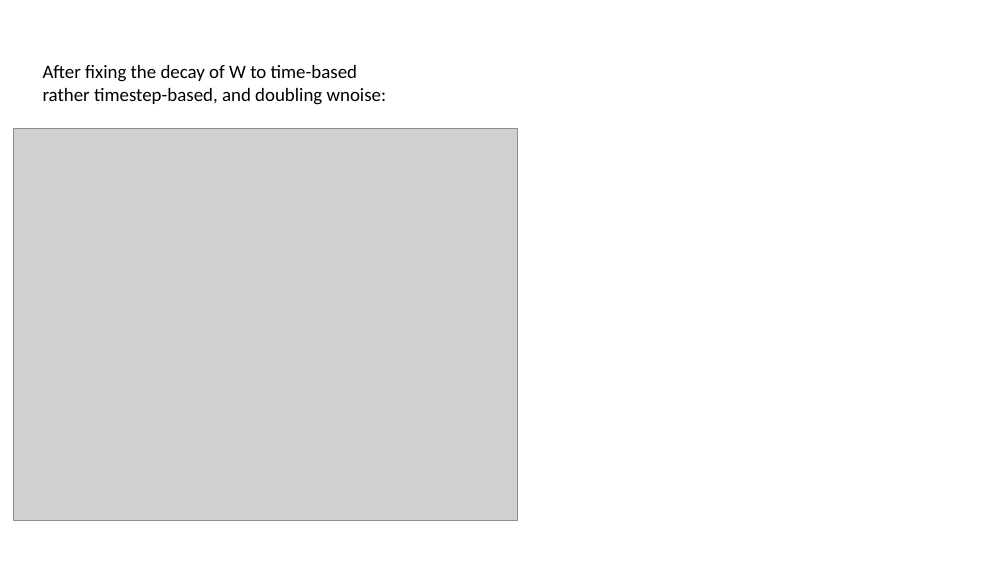
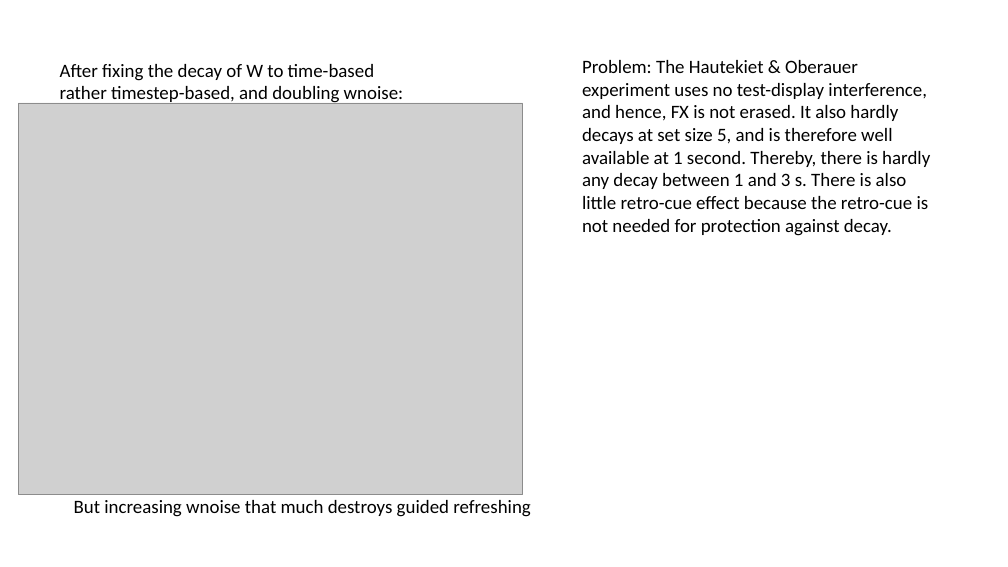
Before and after one commit to oberauer/IM.Simulation, a slide deck: slide 130 of IMSim.Mediated.Results.pptx. Drawn at 1008x567 pixels with LibreOffice and Linux fonts; fonts in the diff are those of the drawing; grey boxes stand for pictures. Boxes give left, top, right and bottom in pixels: in the first picture for what was removed or moved away, otherwise in the second. Text is boxed around its words. In the diff, an @@ line names an element or a change of style, - is before the commit and + after.

Commit message:
Fixed a mistake in IMcueing, added tracking of FX and W to RetroCueDecayinterference

```diff
--- a/IMSim.Mediated.Results.pptx
+++ b/IMSim.Mediated.Results.pptx
@@ text "After fixing the decay of ..." moved from (x1=43, y1=65, x2=387, y2=105) to (x1=60, y1=64, x2=404, y2=105) @@
@@ text added at (x1=582, y1=60, x2=930, y2=236), 18 pt, text #000000 @@
+Problem: The Hautekiet & Oberauer experiment uses no test-display interference, and hence, FX is not erased. It also hardly decays at set size 5, and is therefore well available at 1 second. Thereby, there is hardly any decay between 1 and 3 s. There is also little retro-cue effect because the retro-cue is not needed for protection against decay.
@@ picture moved from (x1=14, y1=129, x2=518, y2=520) to (x1=18, y1=103, x2=523, y2=495) @@
@@ text added at (x1=74, y1=500, x2=530, y2=517), 18 pt, text #000000 @@
+But increasing wnoise that much destroys guided refreshing
```
Also in this commit, not shown: 9 other files.
